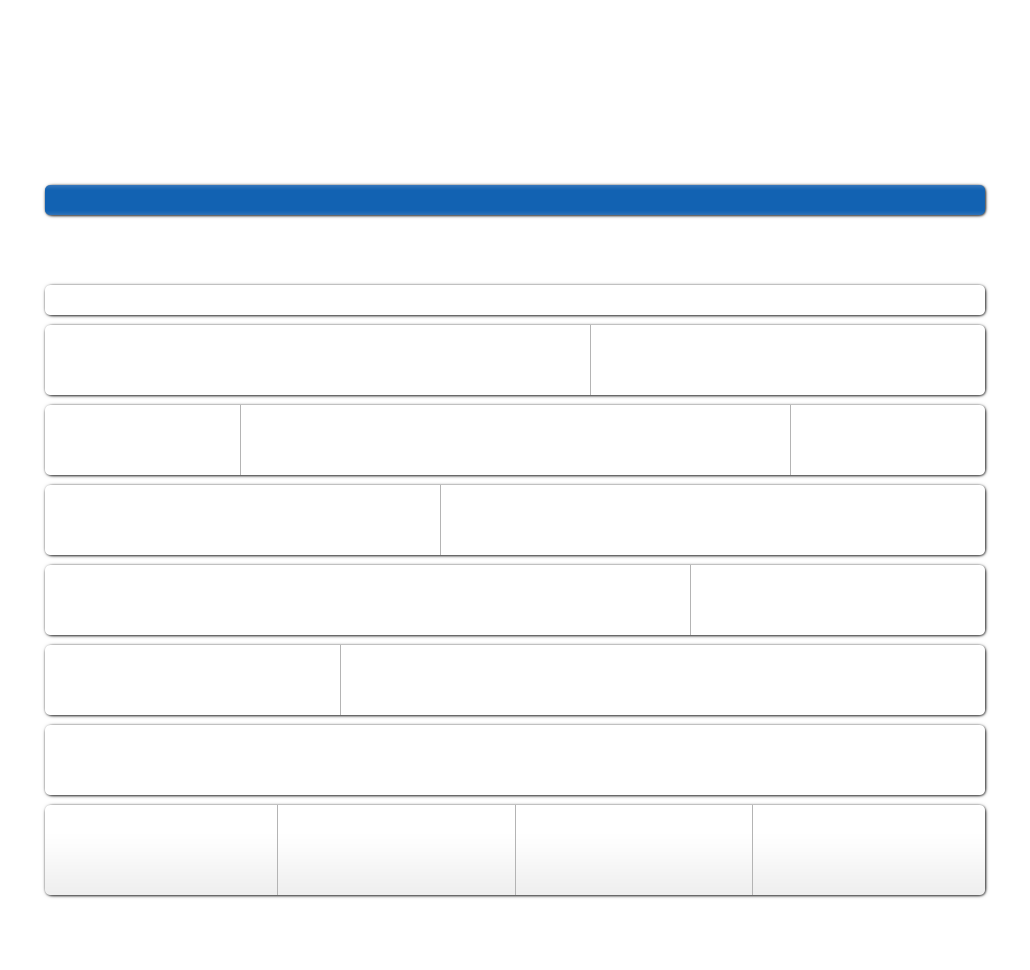
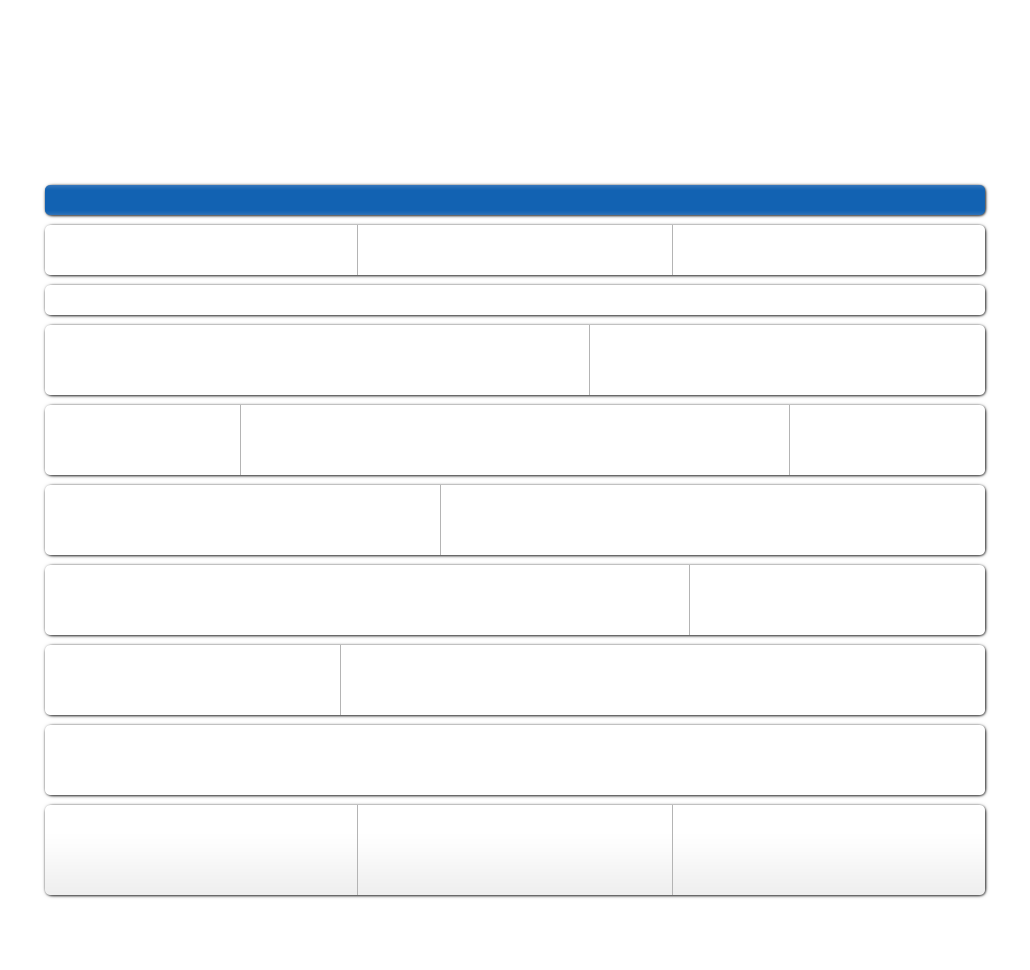
The second 1030 × 970 image is a revision of the first. Changes to its layers:
painted on "stroke" over 277, 225, 791, 895
renamed "header widget" to "boxes", painted on it over 45, 225, 985, 635
removed layer "mts" over 589, 325, 591, 395
removed layer "sms" over 789, 405, 791, 475
removed layer "mms" over 689, 565, 691, 635
